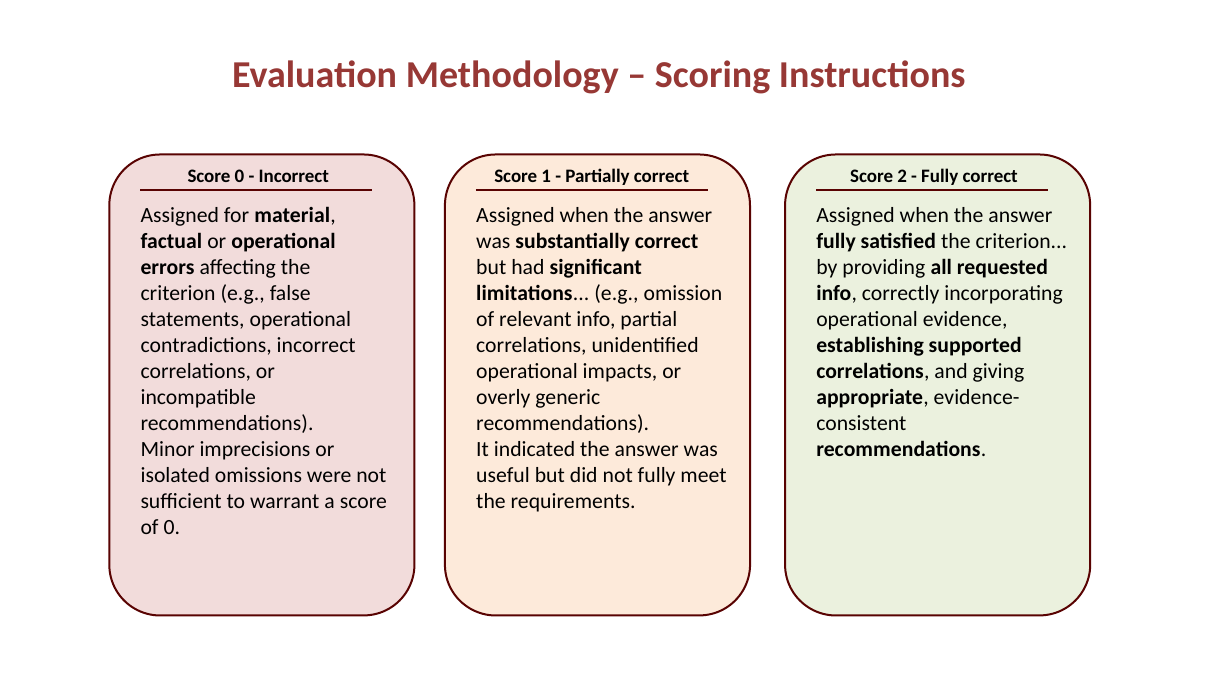
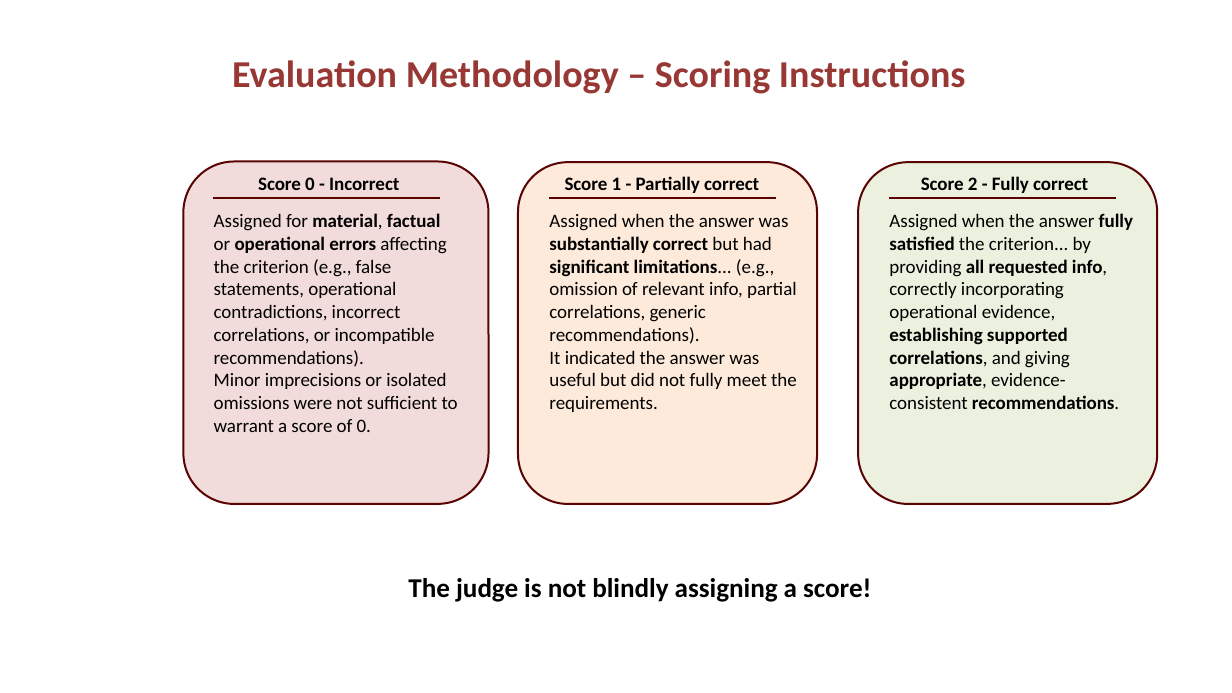
Before and after one commit to AntonLissa/AIRO-thesis, a slide deck: slide 16 of AIRO.pptx (slide 18 before the commit). Drawn at 1232x693 pixels with LibreOffice and Linux fonts; fonts in the diff are those of the drawing; background and template pictures are left out. Boxes give left, top, right and bottom in pixels: in the first picture for what was removed or moved away, otherwise in the second. Text is boxed around its words. In the diff, an @@ line names an element or a change of style, - is before the commit and + after.

```diff
--- a/AIRO.pptx
+++ b/AIRO.pptx
@@ rounded rectangle: place and size @@
-rounded rectangle at (109, 154, 414, 615)
+rounded rectangle at (184, 162, 488, 504)
@@ text "Score 0 - Incorrect": place and size @@
-text "Score 0 - Incorrect" at (188, 169, 329, 182)
+text "Score 0 - Incorrect" at (258, 177, 399, 190)
@@ text "Score 1 - Partially correct": place and size @@
-text "Score 1 - Partially correct" at (494, 168, 689, 185)
+text "Score 1 - Partially correct" at (565, 176, 759, 193)
@@ rounded rectangle: place and size @@
-rounded rectangle at (445, 154, 750, 615)
+rounded rectangle at (517, 162, 816, 504)
@@ rounded rectangle: place and size @@
-rounded rectangle at (785, 154, 1089, 615)
+rounded rectangle at (857, 162, 1156, 504)
@@ text "Score 2 - Fully correct": place and size @@
-text "Score 2 - Fully correct" at (850, 168, 1018, 185)
+text "Score 2 - Fully correct" at (921, 176, 1088, 193)
@@ text "Assigned for material, factual or ..." at (214, 213, 458, 432): size 8 to 7 pt @@
@@ text "Assigned for material, factual or ...": place and size @@
-text "Assigned for material, factual or ..." at (141, 206, 387, 534)
+text "Assigned for material, factual or ..." at (214, 213, 458, 432)
@@ line moved from (141, 189) - (371, 189) to (213, 197) - (439, 197) @@
@@ text "Assigned when the answer was ...": place and size @@
-text "Assigned when the answer was ..." at (476, 207, 726, 512)
+text "Assigned when the answer was ..." at (549, 213, 797, 412)
@@ line moved from (476, 189) - (707, 189) to (549, 197) - (775, 197) @@
@@ text "Assigned when the answer fully ...": place and size @@
-text "Assigned when the answer fully ..." at (816, 207, 1068, 456)
+text "Assigned when the answer fully ..." at (889, 213, 1133, 409)
@@ text "Assigned when the answer fully ..." at (889, 213, 1133, 409): size 8 to 7 pt @@
@@ line moved from (816, 189) - (1047, 189) to (888, 197) - (1115, 197) @@
@@ text at (549, 213, 796, 344): text changed; size 8 to 7 pt @@
-Assigned when the answer was substantially correct but had significant limitations... (e.g., omission of relevant info, partial correlations, unidentified operational impacts, or overly generic recommendations).
+Assigned when the answer was substantially correct but had significant limitations... (e.g., omission of relevant info, partial correlations, generic recommendations).
@@ text at (549, 350, 797, 412): size 8 to 7 pt in "It indicated the answer was useful but ..." @@
@@ text added at (408, 578, 871, 602), 10 pt, text #000000, bold @@
+The judge is not blindly assigning a score!
```
Also in this commit, not shown: 9 other slides changed, 3 slides removed, 1 other file.
